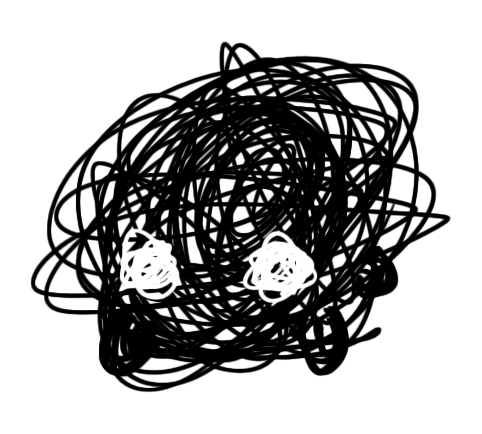
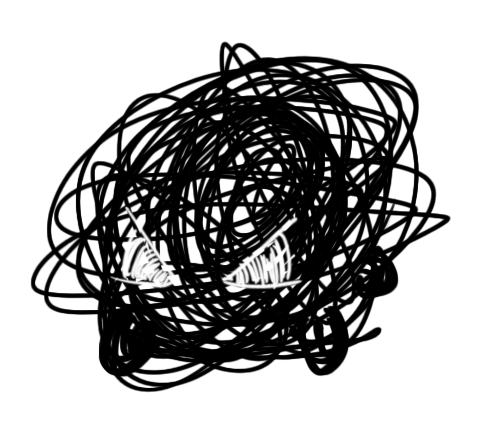
Layered file, before and after one edit (482x434). Changes by layer:
painted on "Eyes" over [109, 206, 318, 304]
